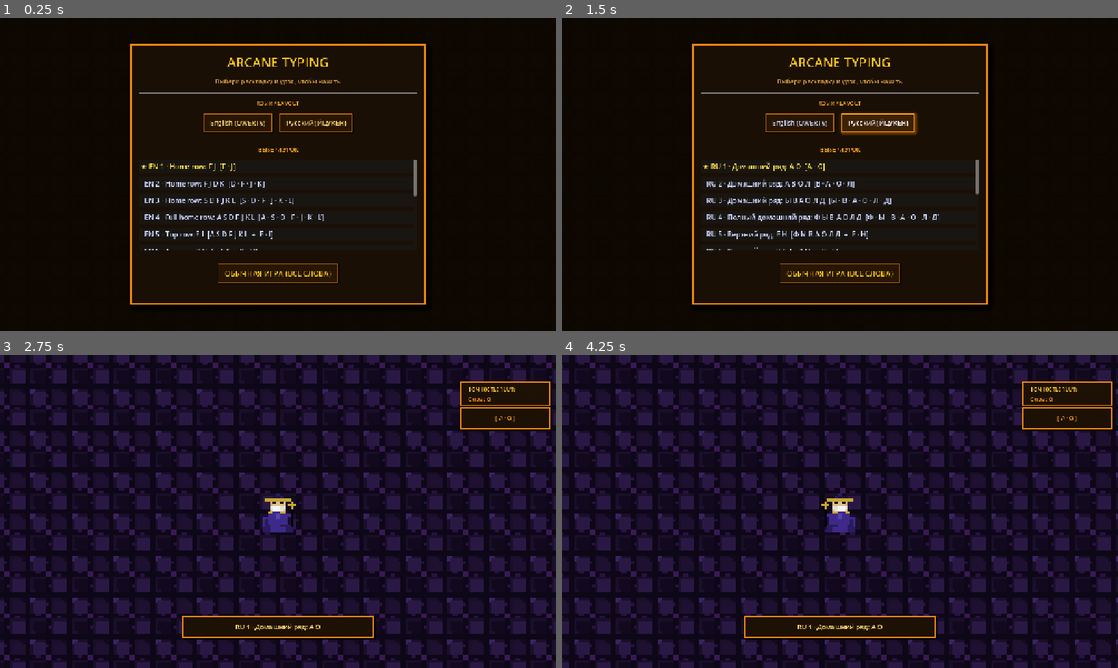
Above: before the commit, frames 1-4 (two rows, left to right).
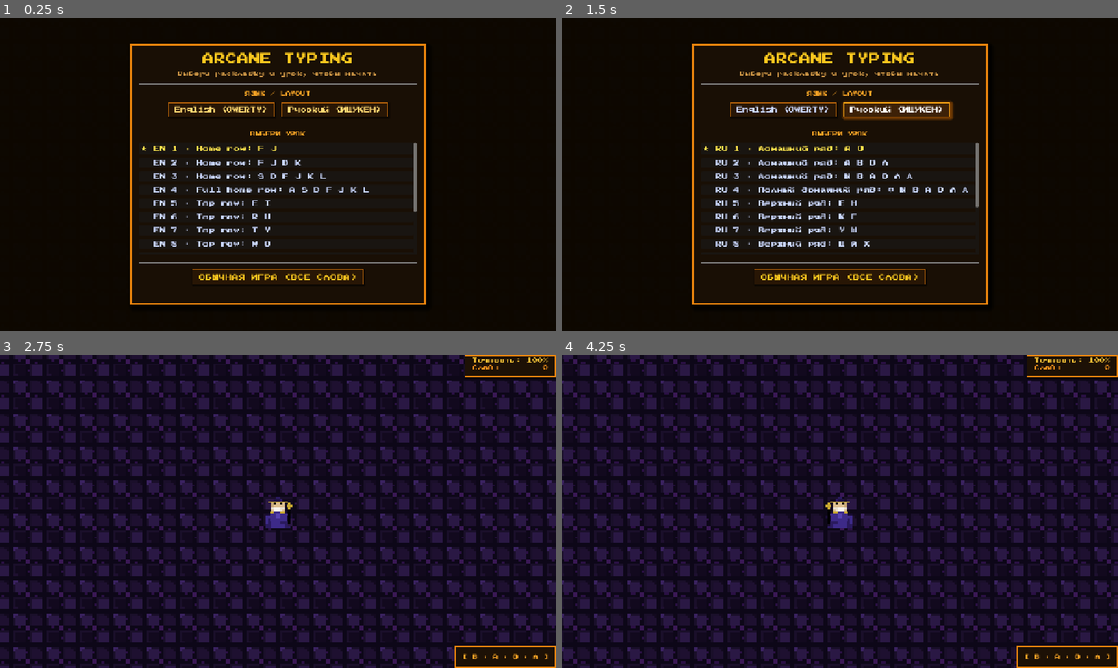
Above: after the commit, the same moments.

Repository: ilya885400/KeyboardWizard
Game: Godot game, scene res://scenes/Main.tscn
Same seed, same stepped clock (60 frames per second), same inputs: the game is played once before the commit and once after it.
Inputs (mouse positions are in pixels of both pictures, inside the frame that each line leads up to):
- Up to frame 1 (0.25 s): no input
- Up to frame 2 (1.5 s): click "English (QWERTY)" at 0.5 s; click "Русский (ЙЦУКЕН)" at 1.25 s
- Up to frame 3 (2.75 s): click (278, 502) at 2 s, where only the run before the commit has a clickable "★ RU 1 · Домашний ряд: А О [А…"
- Up to frame 4 (4.25 s): tap Enter (ui_accept) at 2.75, 3.02, 3.77 s; hold D 2.78-3.53 s; hold Shift 2.78-3.53 s; tap K at 3.6 s

The runs differ from the first frame. In frame 1, 6.1% of the frame differs, in the area x 25-75%, y 10-86%; in frame 2, 8.0%; in frame 3, 35%; in frame 4, 36%, in the area x 0-100%, y 0-100%.

Commit message:
Добавил шрифт. Работаю над Дизайном игры и правлю баги

Diff:
--- /dev/null
+++ b/assets/MainTheme.tres
@@ -0,0 +1,6 @@
+[gd_resource type="Theme" format=3 uid="uid://cft347aamo5tt"]
+
+[ext_resource type="FontFile" uid="uid://wjaqvup2dnr4" path="res://assets/ArcadeJeu-Regular.otf" id="1_x238d"]
+
+[resource]
+default_font = ExtResource("1_x238d")
--- a/assets/pixel_font.tres
+++ /dev/null
@@ -1,25 +0,0 @@
-[gd_resource type="Theme" format=3 uid="uid://cft347aamo5tt"]
-
-[sub_resource type="FontFile" id="FontFile_d16rj"]
-cache/0/variation_coordinates = {}
-cache/0/face_index = 0
-cache/0/embolden = 0.0
-cache/0/transform = Transform2D(1, 0, 0, 1, 0, 0)
-cache/0/spacing_top = 0
-cache/0/spacing_bottom = 0
-cache/0/spacing_space = 0
-cache/0/spacing_glyph = 0
-cache/0/baseline_offset = 0.0
-cache/0/16/0/ascent = 0.0
-cache/0/16/0/descent = 0.0
-cache/0/16/0/underline_position = 0.0
-cache/0/16/0/underline_thickness = 0.0
-cache/0/16/0/scale = 1.0
-cache/0/14/0/ascent = 0.0
-cache/0/14/0/descent = 0.0
-cache/0/14/0/underline_position = 0.0
-cache/0/14/0/underline_thickness = 0.0
-cache/0/14/0/scale = 1.0
-
-[resource]
-default_font = SubResource("FontFile_d16rj")
--- a/project.godot
+++ b/project.godot
@@ -32,6 +32,10 @@
 window/stretch/mode="canvas_items"
 window/stretch/aspect="expand"
 
+[gui]
+
+theme/custom="uid://cft347aamo5tt"
+
 [layer_names]
 
 2d_physics/layer_1="world"
--- a/scenes/Main.tscn
+++ b/scenes/Main.tscn
@@ -120,6 +120,7 @@
 projectile_scene = ExtResource("3_c01mt")
 
 [node name="Camera2D" type="Camera2D" parent="Player" unique_id=1314648986]
+zoom = Vector2(0.8, 0.8)
 position_smoothing_enabled = true
 position_smoothing_speed = 6.0
 
@@ -562,10 +563,9 @@
 anchors_preset = 1
 anchor_left = 1.0
 anchor_right = 1.0
-offset_left = -220.0
-offset_top = 62.0
-offset_right = -14.0
-offset_bottom = 112.0
+offset_left = -206.0
+offset_bottom = 50.0
+grow_horizontal = 0
 theme_override_styles/panel = SubResource("StyleBoxFlat_hud_pill")
 
 [node name="VBox" type="VBoxContainer" parent="LessonHUD/StatsPanel" unique_id=1000000050]
@@ -577,14 +577,19 @@
 theme_override_colors/font_color = Color(0.98, 0.78, 0.22, 1)
 theme_override_font_sizes/font_size = 14
 text = "ТОЧНОСТЬ: --%"
+horizontal_alignment = 3
+vertical_alignment = 1
 
 [node name="WpmLabel" type="Label" parent="LessonHUD/StatsPanel/VBox" unique_id=1482746702]
 layout_mode = 2
 theme_override_colors/font_color = Color(1, 0.6, 0.12, 1)
 theme_override_font_sizes/font_size = 14
 text = "WPM: 0"
+horizontal_alignment = 3
+vertical_alignment = 1
 
 [node name="LessonPanel" type="PanelContainer" parent="LessonHUD" unique_id=848440568]
+visible = false
 anchors_preset = 7
 anchor_left = 0.5
 anchor_top = 1.0
@@ -592,7 +597,7 @@
 anchor_bottom = 1.0
 offset_left = -220.0
 offset_top = -120.0
-offset_right = 220.0
+offset_right = 220.00024
 offset_bottom = -70.0
 theme_override_styles/panel = SubResource("StyleBoxFlat_hud_pill")
 
@@ -604,13 +609,15 @@
 vertical_alignment = 1
 
 [node name="KeysPanel" type="PanelContainer" parent="LessonHUD" unique_id=1055280138]
-anchors_preset = 1
+anchors_preset = 3
 anchor_left = 1.0
-anchor_right = 1.0
-offset_left = -220.0
-offset_top = 120.0
-offset_right = -14.0
-offset_bottom = 170.0
+anchor_top = 1.0
+anchor_right = 1.0
+anchor_bottom = 1.0
+offset_left = -206.0
+offset_top = -50.0
+grow_horizontal = 0
+grow_vertical = 0
 theme_override_styles/panel = SubResource("StyleBoxFlat_hud_pill")
 
 [node name="KeysLabel" type="Label" parent="LessonHUD/KeysPanel" unique_id=242198947]
--- a/scripts/main.gd
+++ b/scripts/main.gd
@@ -158,7 +158,7 @@
 
 		var star := "★ " if i == current else "  "
 		# Формат: "★ EN 3 · Home row: S D F J K L  [S·D·F·J·K·L]"
-		btn.text = "%s%s · %s  [%s]" % [star, lesson["title"], lesson["subtitle"], lesson["keys"]]
+		btn.text = "%s%s · %s" % [star, lesson["title"], lesson["subtitle"]] #lesson["keys"]]
 		btn.alignment = HORIZONTAL_ALIGNMENT_LEFT
 		btn.add_theme_color_override("font_color",
 			Color(1.0, 0.9, 0.3) if i == current else Color(0.8, 0.85, 1.0))
--- a/scripts/typing_lesson_manager.gd
+++ b/scripts/typing_lesson_manager.gd
@@ -292,7 +292,7 @@
 		"words": [
 			"аа","оо","ао","оа","аоа","оао","ааo","ооа",
 			"аоо","оаа","ааоо","ооаа","аоао","оаоа",
-			"аааo","оооа","аоаа","оаоо","ааоао","оооаа"
+			"ааао","оооа","аоаа","оаоо","ааоао","оооаа"
 		],
 		"spawn_interval": 3.8, "max_enemies": 7, "enemy_speed_mult": 0.50,
 		"duration": 90.0, "hp_mult": 0.7,
